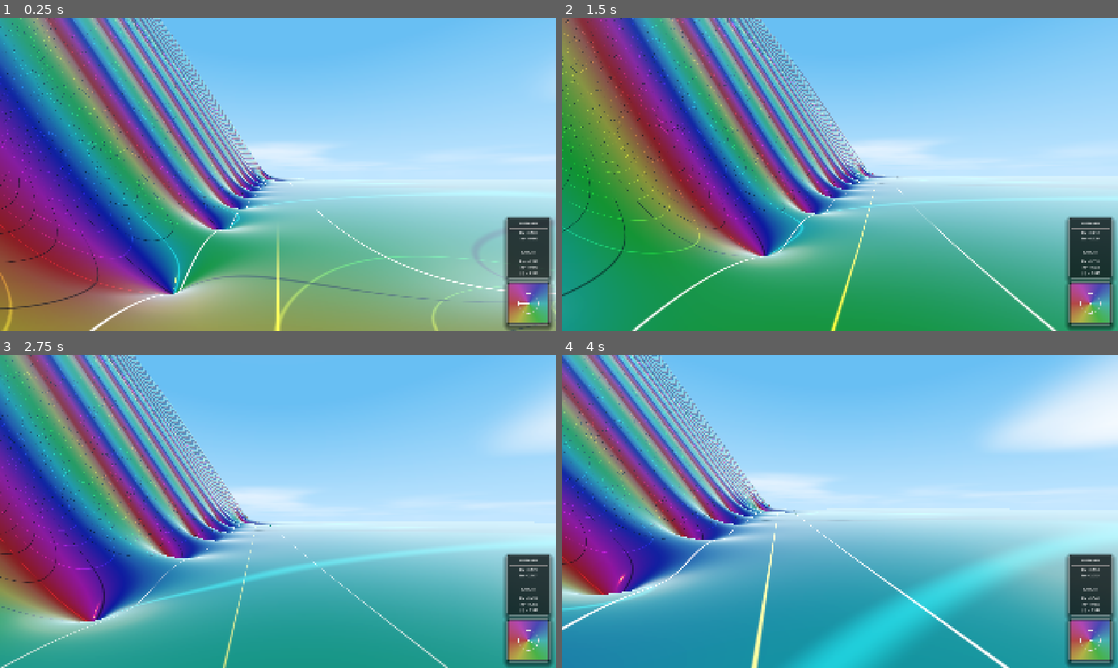
Above: before the commit, frames 1-4 (two rows, left to right).
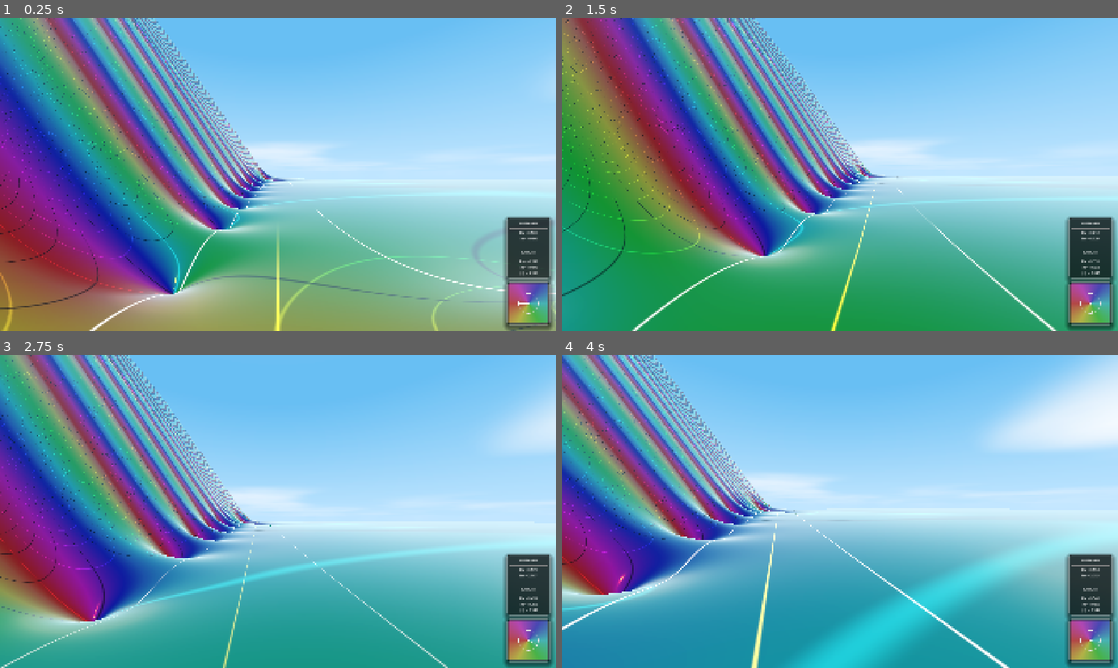
Above: after the commit, the same moments.

Repository: allanino/complex-functions-explorer
Game: Godot game, scene res://scenes/main.tscn
Same seed, same stepped clock (60 frames per second), same inputs: the game is played once before the commit and once after it.
Inputs (mouse positions are in pixels of both pictures, inside the frame that each line leads up to):
- Up to frame 1 (0.25 s): no input
- Up to frame 2 (1.5 s): tap Enter at 0.5 s; move the mouse to (867, 174) at 0.52 s; hold W (move_forward) from 0.53 s (still down); tap G at 0.6 s; tap Space at 0.77 s; move the mouse to (812, 174) at 1.27 s; tap N at 1.35 s
- Up to frame 3 (2.75 s): keep holding W (move_forward); tap Space at 1.52 s; move the mouse to (289, 505) at 2.02 s; tap C at 2.1 s
- Up to frame 4 (4 s): keep holding W (move_forward); move the mouse to (834, 517) at 2.77 s; tap Shift at 2.85 s; tap Space at 3.02, 3.77 s; move the mouse to (878, 514) at 3.52 s; hold Ctrl from 3.53 s (still down)

The runs differ from the first frame. In frame 1, 1.7% of the frame differs, in the area x 24-50%, y 0-55%; in frame 2, 0.6%; in frame 3, 0.8%; in frame 4, 1.0%.

Commit message:
feat: add Terrain Details rendering option
- Added `terrain_detail` static variable to `Field` class.
- Implemented "Terrain Details" dropdown in HUD with High, Medium, and Low options.
- Updated `WorldManager` to dynamically update `LOD_SUBS` and regenerate meshes when the detail level is changed.
- High: [256, 128, 64, 32]
- Medium: [256, 64, 32, 16]
- Low: [128, 64, 32, 16]

Co-authored-by: allanino <5325241+allanino@users.noreply.github.com>

Diff:
--- a/scenes/hud.tscn
+++ b/scenes/hud.tscn
@@ -641,6 +641,25 @@
 layout_mode = 2
 theme_override_constants/separation = 15
 
+[node name="TerrainDetailContainer" type="HBoxContainer" parent="Control/MenuOverlay/CenterContainer/MainPanel/MarginContainer/ContentVBox/TabContainer/RENDERING"]
+layout_mode = 2
+
+[node name="Label" type="Label" parent="Control/MenuOverlay/CenterContainer/MainPanel/MarginContainer/ContentVBox/TabContainer/RENDERING/TerrainDetailContainer"]
+custom_minimum_size = Vector2(140, 0)
+layout_mode = 2
+theme_override_colors/font_color = Color(0.8, 0.8, 0.8, 1)
+theme_override_font_sizes/font_size = 18
+text = "Terrain Details"
+
+[node name="TerrainDetailButton" type="OptionButton" parent="Control/MenuOverlay/CenterContainer/MainPanel/MarginContainer/ContentVBox/TabContainer/RENDERING/TerrainDetailContainer"]
+layout_mode = 2
+size_flags_horizontal = 3
+theme_override_font_sizes/font_size = 18
+theme_override_styles/normal = SubResource("StyleBoxFlat_btn_normal")
+theme_override_styles/hover = SubResource("StyleBoxFlat_btn_hover")
+theme_override_styles/pressed = SubResource("StyleBoxFlat_btn_pressed")
+theme_override_styles/focus = SubResource("StyleBoxFlat_btn_normal")
+
 [node name="AAContainer" type="HBoxContainer" parent="Control/MenuOverlay/CenterContainer/MainPanel/MarginContainer/ContentVBox/TabContainer/RENDERING"]
 layout_mode = 2
 
--- a/scripts/field.gd
+++ b/scripts/field.gd
@@ -2,6 +2,7 @@
 class_name Field
 
 static var iterations: int = 300
+static var terrain_detail: int = 0
 static var antialiasing_mode: int = 0
 static var show_curves: bool = true
 static var show_critical_stripe: bool = true
--- a/scripts/hud.gd
+++ b/scripts/hud.gd
@@ -32,6 +32,7 @@
 @onready var camera_height_input = $Control/MenuOverlay/CenterContainer/MainPanel/MarginContainer/ContentVBox/TabContainer/NAVIGATION/CameraHeightContainer/CameraHeightInput
 @onready var auto_walk_checkbox = $Control/MenuOverlay/CenterContainer/MainPanel/MarginContainer/ContentVBox/TabContainer/NAVIGATION/AutoWalkCheckbox
 
+@onready var terrain_detail_button = $Control/MenuOverlay/CenterContainer/MainPanel/MarginContainer/ContentVBox/TabContainer/RENDERING/TerrainDetailContainer/TerrainDetailButton
 @onready var aa_button = $Control/MenuOverlay/CenterContainer/MainPanel/MarginContainer/ContentVBox/TabContainer/RENDERING/AAContainer/AAButton
 @onready var curves_checkbox = $Control/MenuOverlay/CenterContainer/MainPanel/MarginContainer/ContentVBox/TabContainer/RENDERING/CurvesCheckbox
 @onready var critical_checkbox = $Control/MenuOverlay/CenterContainer/MainPanel/MarginContainer/ContentVBox/TabContainer/RENDERING/CriticalCheckbox
@@ -72,6 +73,11 @@
 	height_button.clear()
 	height_button.add_item("Logarithmic (a*log(ε + abs))")
 	height_button.add_item("Absolute")
+
+	terrain_detail_button.clear()
+	terrain_detail_button.add_item("High")
+	terrain_detail_button.add_item("Medium")
+	terrain_detail_button.add_item("Low")
 
 	aa_button.clear()
 	aa_button.add_item("Disabled (fastest)")
@@ -109,6 +115,7 @@
 		camera_height_input.text = str(Field.camera_height)
 		height_a_input.text = str(Field.height_a)
 		height_eps_input.text = str(Field.height_epsilon)
+		terrain_detail_button.selected = Field.terrain_detail
 		aa_button.selected = Field.antialiasing_mode
 		curves_checkbox.button_pressed = Field.show_curves
 		critical_checkbox.button_pressed = Field.show_critical_stripe
@@ -187,6 +194,7 @@
 	Field.camera_height = c_height
 	Field.height_a = h_a
 	Field.height_epsilon = h_eps
+	Field.terrain_detail = terrain_detail_button.selected
 	Field.antialiasing_mode = aa_button.selected
 	Field.show_curves = curves_checkbox.button_pressed
 	Field.show_critical_stripe = critical_checkbox.button_pressed
--- a/scripts/world_manager.gd
+++ b/scripts/world_manager.gd
@@ -9,7 +9,7 @@
 var _last_field_state = {}
 var day_night_cycle_duration = 500.0;
 
-const LOD_SUBS = [256, 128, 64, 32]
+var LOD_SUBS = [256, 128, 64, 32]
 var _lod_mesh_cache = {}
 var _last_player_chunk = Vector2i(9999, 9999)
 
@@ -21,9 +21,10 @@
 var _day_night_time: float = 0.0
 var _sun_color = Color("#fc9500")
 
-# Uncomment this to debug the mesh wireframe
-# func _ready():
-# 	get_viewport().debug_draw = Viewport.DEBUG_DRAW_WIREFRAME
+func _ready():
+	_update_lod_subs()
+	# Uncomment this to debug the mesh wireframe
+	# get_viewport().debug_draw = Viewport.DEBUG_DRAW_WIREFRAME
 
 func _process(delta):
 	if not player:
@@ -121,6 +122,7 @@
 	# Check if any field properties have changed
 	var current_field_state = {
 		"iterations": Field.iterations,
+		"terrain_detail": Field.terrain_detail,
 		"show_curves": Field.show_curves,
 		"show_critical_stripe": Field.show_critical_stripe,
 		"function_type": Field.function_type,
@@ -134,10 +136,21 @@
 	var state_changed = current_field_state != _last_field_state
 
 	if state_changed:
+		var lod_changed = _last_field_state.get("terrain_detail", -1) != Field.terrain_detail
 		_last_field_state = current_field_state
-		# Update uniforms in all existing chunks
-		for chunk in chunks.values():
-			_update_chunk_uniforms(chunk)
+
+		if lod_changed:
+			_update_lod_subs()
+			_lod_mesh_cache.clear()
+			var player_chunk_coord = Vector2i(player_chunk_x, player_chunk_z)
+			for coord in chunks.keys():
+				var chunk = chunks[coord]
+				var desired_lod = _get_lod_level(coord, player_chunk_coord)
+				_update_chunk_lod(chunk, desired_lod)
+		else:
+			# Update uniforms in all existing chunks
+			for chunk in chunks.values():
+				_update_chunk_uniforms(chunk)
 
 	# LOD Dynamic Update
 	if player_chunk_x != _last_player_chunk.x or player_chunk_z != _last_player_chunk.y:
@@ -149,6 +162,15 @@
 			var desired_lod = _get_lod_level(coord, player_chunk_coord)
 			if chunk.get_meta("lod_level", -1) != desired_lod:
 				_update_chunk_lod(chunk, desired_lod)
+
+func _update_lod_subs():
+	match Field.terrain_detail:
+		0: # High
+			LOD_SUBS = [256, 128, 64, 32]
+		1: # Medium
+			LOD_SUBS = [256, 64, 32, 16]
+		2: # Low
+			LOD_SUBS = [128, 64, 32, 16]
 
 func _get_lod_level(coord: Vector2i, player_coord: Vector2i) -> int:
 	var dx = abs(coord.x - player_coord.x)
@@ -182,7 +204,6 @@
 
 		chunk.material_override.set_shader_parameter("lod_level", lod)
 		chunk.material_override.set_shader_parameter("iterations", iterations)
-		chunk.material_override.set_shader_parameter("iterations", Field.iterations)
 		chunk.material_override.set_shader_parameter("show_curves", Field.show_curves)
 		chunk.material_override.set_shader_parameter("show_critical_stripe", Field.show_critical_stripe)
 		chunk.material_override.set_shader_parameter("function_type", Field.function_type)
